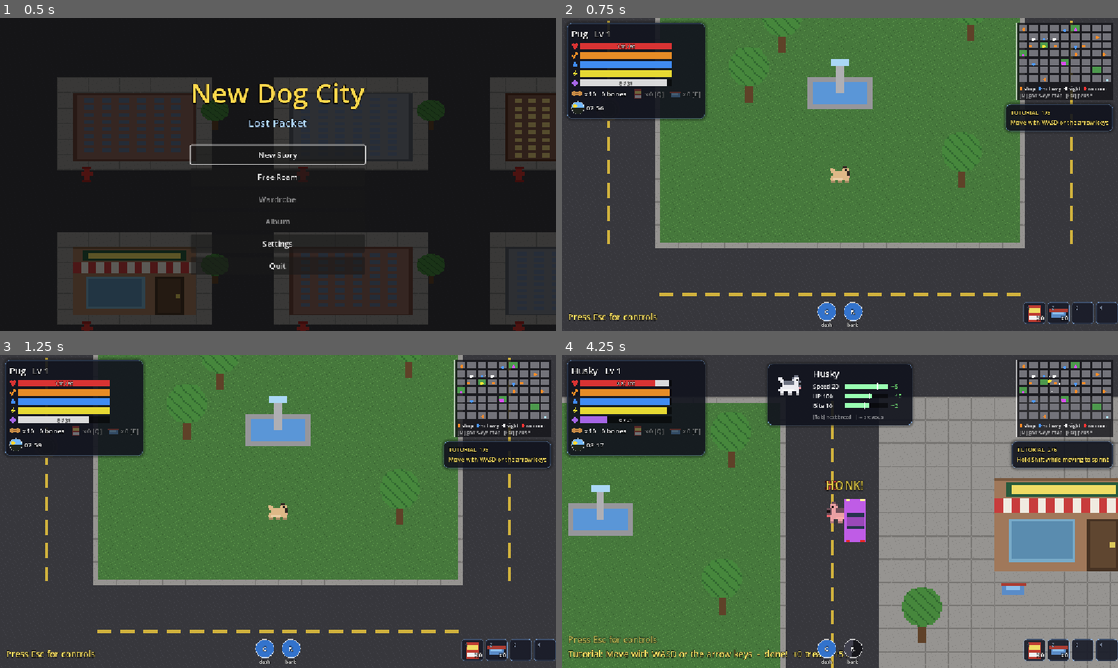
Above: before the commit, frames 1-4 (two rows, left to right).
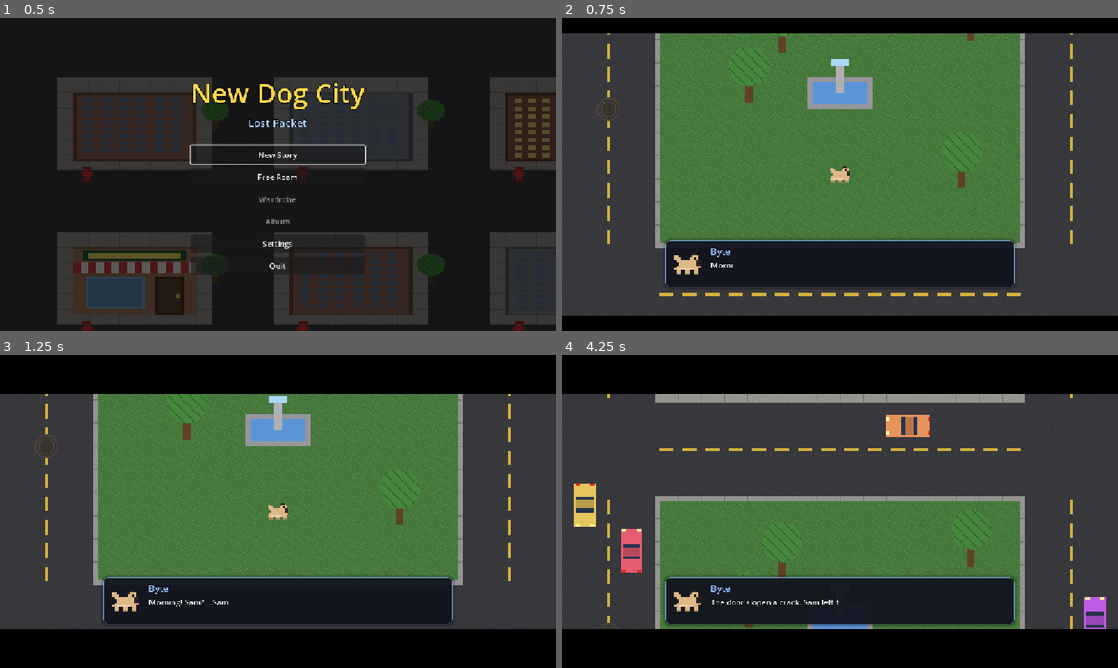
Above: after the commit, the same moments.

Repository: Damon1o/new-dog-city
Game: Godot game, scene res://scenes/Home.tscn
The game is run twice, just before and just after one commit, with the same random seed, the same clock (stepped at 60 frames per second) and the same inputs.
Inputs (mouse positions are in pixels of both pictures, inside the frame that each line leads up to):
- Up to frame 1 (0.5 s): no input
- Up to frame 2 (0.75 s): click "New Story" at 0.5 s
- Up to frame 3 (1.25 s): no input
- Up to frame 4 (4.25 s): tap Enter at 1.25 s; move the mouse to (962, 495) at 1.27 s; hold D (move_right) 1.28-2 s; tap R (bark) at 1.35, 3.05 s; click (962, 495) at 1.42 s; tap Tab (breed) at 1.55 s; drag from (728, 527) to (812, 574) at 2.02 s; move the mouse to (895, 442) at 2.77 s; hold D (move_right) 2.78-3.5 s; tap C (dash) at 2.85 s; click (895, 442) at 2.92 s; drag from (812, 574) to (673, 464) at 3.52 s

Frame 1 is identical in both runs. In frame 2, 33% of the frame differs, in the area x 0-100%, y 0-100%; in frame 3, 43%; in frame 4, 89%.

Commit message:
M5-2: dialog box, cutscene runner, Chapter 1 cutscene scripts
- scripts/ui/dialog.gd: bottom dialog box (portrait, name, 30 chars/s typewriter;
  key completes, then advances), letterbox bars (instant with reduce motion),
  HUD hidden and dog frozen. Steps: say / pan / wait / sfx / music (CUTSCENE
  layer) / flag. Esc skips the rest but still sets every flag step.
- scripts/data/story.gd: cs_intro, cs_bodega_find, cs_fatcat_pre/post, cs_ch1_clue.
- game.gd: build the dialog with the other UI; play cs_intro until its flag is set.
- smoke: intro plays, key completes/advances, ~30 chars/s, Esc skip sets flags,
  reduce motion letterbox.

Co-Authored-By: Claude Opus 5.5 <noreply@anthropic.com>

Diff:
--- /dev/null
+++ b/scripts/data/story.gd
@@ -0,0 +1,48 @@
+extends RefCounted
+## Cutscene scripts (spec 01 "Cutscene list"). Each is a list of steps, run by scripts/ui/dialog.gd:
+##   {say: who, text}  dialog card      {pan: Vector2 (offset from the dog), t}  camera move
+##   {wait: t}  pause                   {sfx: name}  {music: name} (cutscene layer)  {flag: name}
+## Esc skips the rest, but every {flag} step still gets set.
+
+const CUTSCENES := {
+	"cs_intro": [
+		{"music": "piano_nyc"},
+		{"say": "Byte", "text": "Morning! Sam? ...Sam?"},
+		{"say": "Byte", "text": "The bowl is empty. Sam ALWAYS fills the bowl before work."},
+		{"pan": Vector2(0, -260), "t": 1.5},
+		{"say": "Byte", "text": "The door's open a crack. Sam left for that work trip... and never came back."},
+		{"pan": Vector2.ZERO, "t": 1.0},
+		{"sfx": "bark"},
+		{"say": "Byte", "text": "That smell. Sam's coffee. It goes toward the bodega."},
+		{"say": "Byte", "text": "Hold V to sniff. Follow the trail, find Sam."},
+		{"say": "Byte", "text": "No human leaves a good dog behind. Not on my watch."},
+		{"flag": "cs_intro"},
+	],
+	"cs_bodega_find": [
+		{"say": "Mango", "text": "Your human dropped these out front. Lanyard, a sticker... and half a bagel."},
+		{"say": "Byte", "text": "Sam's Hack Club badge! Still smells like Sam."},
+		{"say": "Mango", "text": "Rumor is the Fat Cat at the stock exchange knows things. Bring treats. Or teeth."},
+		{"say": "Byte", "text": "Teeth it is."},
+		{"flag": "ch1_bodega"},
+	],
+	"cs_fatcat_pre": [
+		{"music": "boss_fatcat"},
+		{"say": "Fat Cat", "text": "A mutt on MY trading floor? Security!"},
+		{"say": "Byte", "text": "Where's Sam?"},
+		{"say": "Fat Cat", "text": "Information costs, puppy. Let's see if you can pay."},
+	],
+	"cs_fatcat_post": [
+		{"say": "Fat Cat", "text": "Fine! FINE. Sell, sell..."},
+		{"say": "Fat Cat", "text": "Your human got on the airport shuttle. Hoodie, laptop, looked worried."},
+		{"say": "Fat Cat", "text": "Take this keycard. It opens the Hack Club HQ. Now get off my floor."},
+		{"say": "Byte", "text": "The HQ. Sam's work. That's the next scent."},
+		{"flag": "ch1_boss"},
+	],
+	"cs_ch1_clue": [
+		{"say": "Byte", "text": "Sam's desk. The laptop's gone, but the sticker's here."},
+		{"say": "Byte", "text": "Someone scrawled on it. \"SF\"."},
+		{"say": "Byte", "text": "San Francisco. Sam went west."},
+		{"say": "Byte", "text": "Airport, here I come."},
+		{"flag": "ch1_clue"},
+	],
+}
--- a/scripts/game.gd
+++ b/scripts/game.gd
@@ -39,6 +39,8 @@
 const KeybindsUi := preload("res://scripts/ui/keybinds.gd")
 var keybinds: Node  # scripts/ui/keybinds.gd (Settings > Key bindings)
 var inventory: Node  # scripts/ui/inventory.gd (I)
+const DialogUi := preload("res://scripts/ui/dialog.gd")
+var dialog: Node  # scripts/ui/dialog.gd (dialog box + cutscenes)
 const BOSSES := preload("res://scripts/data/bosses.gd").BOSSES
 const PREY := Items.PREY
 const SHOP := Items.SHOP
@@ -230,6 +232,8 @@
 		spawn_prey()
 		spawn_treat()
 	show_msg("Press Esc for controls")
+	if not Story.has("cs_intro"):  # ponytail: old saves see it once too; gate on a fresh dog if that annoys
+		dialog.play("cs_intro")
 
 func _process(delta: float) -> void:
 	tod = fmod(tod + delta / DAY_LENGTH, 1.0)
@@ -578,6 +582,10 @@
 	keybinds.g = self
 	add_child(keybinds)
 	keybinds.build()
+	dialog = DialogUi.new()
+	dialog.g = self
+	add_child(dialog)
+	dialog.build()
 
 func update_hud(delta: float) -> void:
 	ui.update_hud(delta)
--- /dev/null
+++ b/scripts/ui/dialog.gd
@@ -0,0 +1,178 @@
+extends Node
+## Dialog box + cutscene runner (spec 11 "Dialog and cutscenes", spec 01 "Cutscene").
+## play("cs_intro") runs a script from data/story.gd: letterbox bars slide in, HUD hides, dog frozen.
+## Typewriter at 30 chars/s; any key completes the line, the next key advances. Esc skips the rest
+## (its {flag} steps are still set). Own CanvasLayer above the HUD, so hiding g.hud keeps it.
+
+const Look := preload("res://scripts/ui/theme.gd")
+const CUTSCENES: Dictionary = preload("res://scripts/data/story.gd").CUTSCENES
+const CPS := 30.0
+const BAR := 80.0
+
+var g: Node2D
+var id := ""          # cutscene playing, "" = none
+var steps: Array = [] # steps left
+var wait_t := 0.0
+var typed := 0.0
+var bars: Array[ColorRect] = []
+var box: PanelContainer
+var portrait: TextureRect
+var speaker: Label
+var text: Label
+var pan_tw: Tween
+
+func build() -> void:
+	var layer := CanvasLayer.new()
+	layer.layer = 2
+	add_child(layer)
+	var root := Control.new()
+	root.mouse_filter = Control.MOUSE_FILTER_IGNORE
+	root.theme = g.hud.theme
+	layer.add_child(root)
+	root.set_anchors_and_offsets_preset(Control.PRESET_FULL_RECT)
+	for top in [true, false]:
+		var r := ColorRect.new()
+		r.color = Color.BLACK
+		r.mouse_filter = Control.MOUSE_FILTER_IGNORE
+		root.add_child(r)
+		r.set_anchors_and_offsets_preset(Control.PRESET_TOP_WIDE if top else Control.PRESET_BOTTOM_WIDE)
+		if top:
+			r.offset_bottom = BAR
+		else:
+			r.offset_top = -BAR
+			r.pivot_offset.y = BAR  # grows up from the bottom edge
+		r.scale.y = 0.0
+		bars.append(r)
+	box = g.ui.panel(0.92)
+	root.add_child(box)
+	box.set_anchors_and_offsets_preset(Control.PRESET_CENTER_BOTTOM)
+	box.grow_horizontal = Control.GROW_DIRECTION_BOTH
+	box.grow_vertical = Control.GROW_DIRECTION_BEGIN
+	box.offset_bottom = -BAR - 10
+	var row := HBoxContainer.new()
+	row.add_theme_constant_override("separation", 12)
+	box.add_child(row)
+	portrait = TextureRect.new()
+	portrait.custom_minimum_size = Vector2(72, 72)
+	portrait.expand_mode = TextureRect.EXPAND_IGNORE_SIZE
+	portrait.stretch_mode = TextureRect.STRETCH_KEEP_ASPECT_CENTERED
+	row.add_child(portrait)
+	var col := VBoxContainer.new()
+	row.add_child(col)
+	speaker = g.ui.hud_label(col, 18, Look.ACCENT.lightened(0.35))
+	text = g.ui.hud_label(col, 16, Look.TEXT)
+	text.custom_minimum_size = Vector2(620, 48)
+	text.autowrap_mode = TextServer.AUTOWRAP_WORD_SMART
+	box.hide()
+
+func playing() -> bool:
+	return id != ""
+
+func play(cs: String) -> void:
+	if playing():
+		return
+	id = cs
+	steps = CUTSCENES[cs].duplicate()
+	g.player.frozen = true
+	g.hud.hide()
+	letterbox(1.0)
+	next()
+
+## Runs instant steps until one that waits (a card, a pan, a wait); ends the cutscene when none are left.
+func next() -> void:
+	box.hide()
+	while not steps.is_empty():
+		var s: Dictionary = steps.pop_front()
+		if s.has("say"):
+			show_card(s.say, s.text)
+			return
+		if s.has("pan"):
+			pan_tw = create_tween()
+			pan_tw.tween_property(g.cam, "position", s.pan, s.t)
+			wait_t = s.t
+			return
+		if s.has("wait"):
+			wait_t = s.wait
+			return
+		if s.has("sfx"):
+			Sound.sfx(s.sfx)
+		elif s.has("music"):
+			Sound.music(s.music, Sound.CUTSCENE)
+		elif s.has("flag"):
+			Story.set_flag(s.flag)
+	finish()
+
+## Esc: drop the rest, but keep every flag the cutscene would have set.
+func skip() -> void:
+	for s: Dictionary in steps:
+		if s.has("flag"):
+			Story.set_flag(s.flag)
+	steps.clear()
+	finish()
+
+func finish() -> void:
+	if pan_tw:
+		pan_tw.kill()
+	g.cam.position = Vector2.ZERO
+	Sound.music("", Sound.CUTSCENE)
+	box.hide()
+	letterbox(0.0)
+	g.hud.show()
+	g.player.frozen = false
+	wait_t = 0.0
+	id = ""
+
+func show_card(who: String, line: String) -> void:
+	speaker.text = who
+	text.text = line
+	text.visible_characters = 0
+	typed = 0.0
+	portrait.texture = face(who)
+	box.show()
+
+## Byte's own sprite (first frame of the sheet); others get the cat art.
+## ponytail: one stand-in face for every non-Byte speaker; real portraits once assets has them.
+func face(who: String) -> Texture2D:
+	if who != "Byte":
+		return g.tex.cat
+	var sheet: Texture2D = g.player.sprite.texture
+	var a := AtlasTexture.new()
+	a.atlas = sheet
+	a.region = Rect2(0, 0, sheet.get_width() / 2.0, sheet.get_height())
+	return a
+
+## Bars in (1) or out (0); instant with reduce motion. save_extra["ui/reduce_motion"] is the
+## same ui/reduce_motion key the home screen's Settings writes, loaded by systems/save.gd.
+func letterbox(to: float) -> void:
+	var instant: bool = g.save_extra.get("ui/reduce_motion", false)
+	for r in bars:
+		if instant:
+			r.scale.y = to
+		else:
+			create_tween().tween_property(r, "scale:y", to, 0.4).set_trans(Tween.TRANS_CUBIC)
+
+func typing() -> bool:
+	return box.visible and text.visible_characters < text.text.length()
+
+func _process(delta: float) -> void:
+	if not playing():
+		return
+	if typing():
+		typed += delta * CPS
+		text.visible_characters = int(typed)
+	elif wait_t > 0.0:
+		wait_t -= delta
+		if wait_t <= 0.0:
+			next()
+
+## Keys go here first (before game.gd) so a cutscene eats them all, Esc included.
+func _input(event: InputEvent) -> void:
+	if not playing() or not (event is InputEventKey and event.pressed and not event.echo):
+		return
+	get_viewport().set_input_as_handled()
+	if event.keycode == KEY_ESCAPE:
+		skip()
+	elif typing():
+		text.visible_characters = text.text.length()
+	elif box.visible:
+		next()
--- a/tests/smoke.gd
+++ b/tests/smoke.gd
@@ -39,6 +39,37 @@
 	root.add_child(game)
 	await frames(2)
 	var player: CharacterBody2D = game.player
+
+	# cutscenes (M5-2): a new dog gets the intro; typewriter completes on a key, the next key
+	# advances, Esc skips the rest and still sets the cutscene's flags
+	var dlg: Node = game.dialog
+	var esc := InputEventKey.new()
+	esc.keycode = KEY_ESCAPE
+	esc.pressed = true
+	var key := InputEventKey.new()
+	key.keycode = KEY_SPACE
+	key.pressed = true
+	assert(dlg.id == "cs_intro" and player.frozen and not game.hud.visible, "intro plays, dog frozen, HUD hidden")
+	assert(root.get_node("Sound").layers[root.get_node("Sound").CUTSCENE] == "piano_nyc", "cutscene music layer")
+	assert(dlg.typing() and dlg.text.visible_characters < dlg.text.text.length(), "typewriter types")
+	var first: String = dlg.text.text
+	root.push_input(key)
+	assert(not dlg.typing() and dlg.text.text == first, "key completes the line")
+	root.push_input(key)
+	assert(dlg.text.text != first and dlg.typing(), "next key advances")
+	await frames(30)  # 30 chars/s
+	assert(dlg.text.visible_characters >= 13 and dlg.text.visible_characters <= 17, "about 30 chars/s")
+	root.push_input(esc)
+	assert(dlg.id == "" and root.get_node("Story").has("cs_intro"), "Esc skip still sets the flag")
+	assert(not player.frozen and game.hud.visible and not paused, "skip hands control back")
+	assert(root.get_node("Sound").layers[root.get_node("Sound").CUTSCENE] == "", "cutscene music cleared")
+	game.save_extra["ui/reduce_motion"] = true
+	dlg.play("cs_ch1_clue")
+	assert(dlg.bars[0].scale.y == 1.0, "reduce motion: letterbox instant")
+	root.push_input(esc)
+	assert(root.get_node("Story").has("ch1_clue") and dlg.bars[1].scale.y < 0.01, "skip: bars gone")
+	game.save_extra.erase("ui/reduce_motion")
+	root.get_node("Story").reset()
 
 	# level-up: one stat point, game waits for the pick
 	var hp_cap: float = player.max_hp
--- a/tools/smoke_test.gd
+++ b/tools/smoke_test.gd
@@ -17,6 +17,7 @@
 	game.save_path = SAVE
 	root.add_child(game)
 	await process_frame
+	game.dialog.skip()  # new dog: the intro cutscene freezes it
 	var player: CharacterBody2D = game.player
 	var boss: Node2D = game.hedgehog
 	var spend := func():  # level-ups pause for a stat pick; spend so the game keeps running
Not shown, added: scripts/data/story.gd.uid
Not shown, added: scripts/ui/dialog.gd.uid
